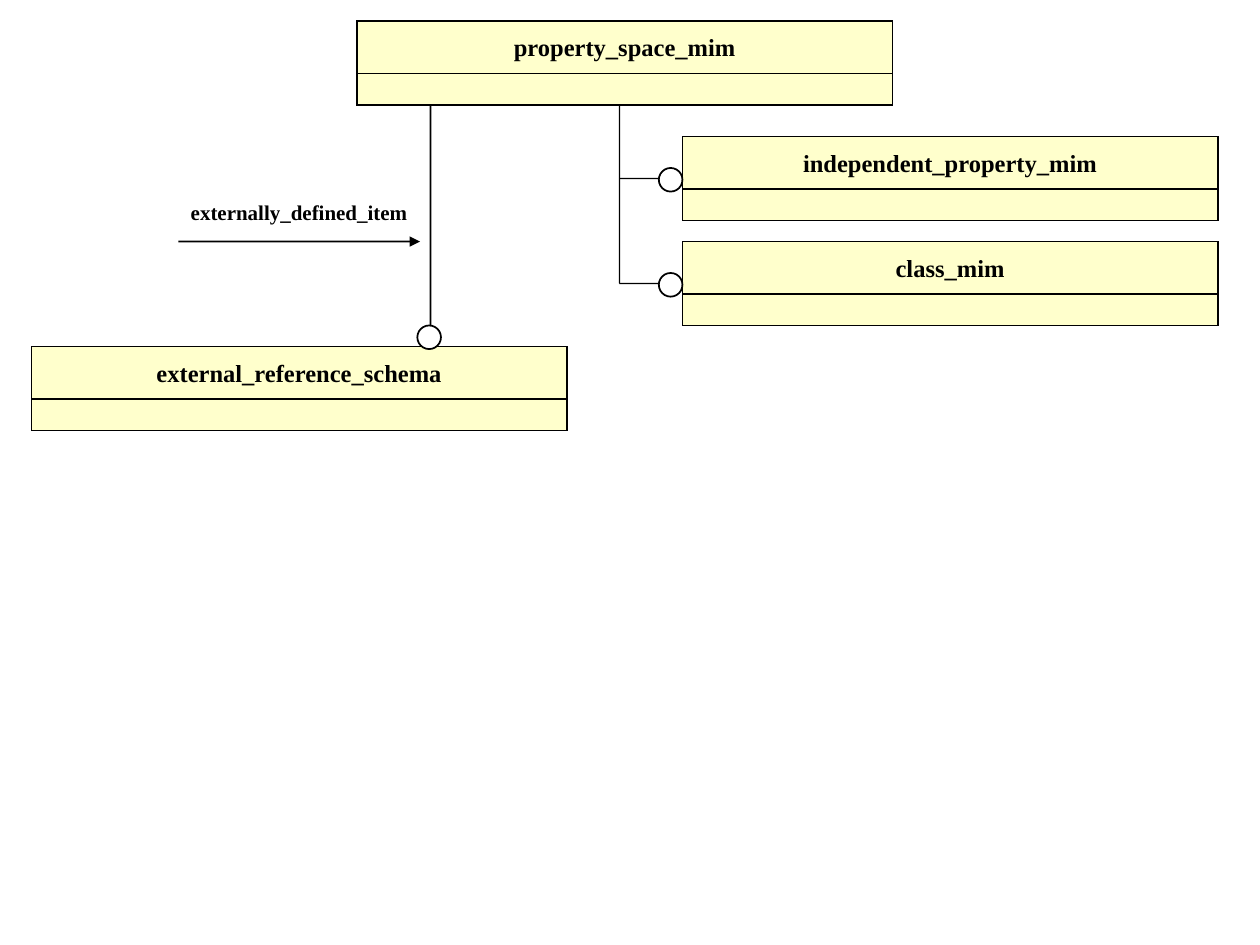
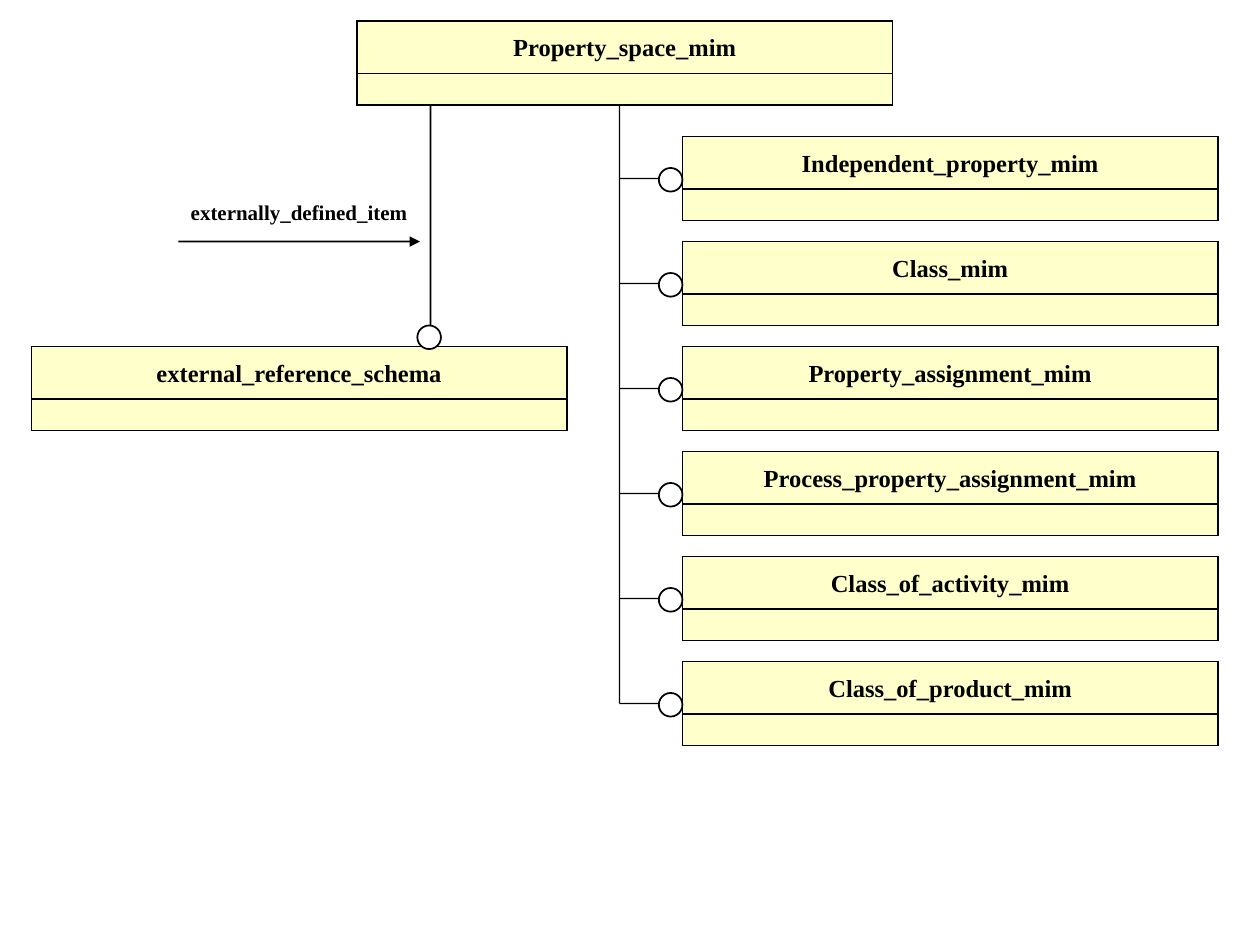
Before and after one commit to starseeker/stepmod_mirror, a slide deck: slide 4 of data/modules/property_space/property_space.ppt (slide 2 before the commit). Drawn at 1260x945 pixels with LibreOffice and Linux fonts; fonts in the diff are those of the drawing. Boxes give left, top, right and bottom in pixels: in the first picture for what was removed or moved away, otherwise in the second. Text is boxed around its words. In the diff, an @@ line names an element or a change of style, - is before the commit and + after.

Commit message:
indirect property as in ISO 15926-2

```diff
--- a/data/modules/property_space/property_space.ppt
+++ b/data/modules/property_space/property_space.ppt
@@ text in rectangle at bbox=[513, 39, 736, 62]: text changed @@
-property_space_mim
+Property_space_mim
@@ line added from (620, 703) to (620, 105), #000000 0.74 pt @@
@@ text in rectangle at bbox=[802, 155, 1099, 178]: text changed @@
-independent_property_mim
+Independent_property_mim
@@ text in rectangle at bbox=[892, 260, 1008, 281]: text changed @@
-class_mim
+Class_mim
@@ rectangle added at bbox=[683, 346, 1218, 399], fill #FFFFCC, outline #000000 0.74 pt, 14 pt, text #000000, bold @@
+Property_assignment_mim
@@ line added from (620, 388) to (662, 388), #000000 0.74 pt @@
@@ ellipse added at bbox=[659, 378, 683, 402], fill #FFFFFF, outline #000000 0.99 pt @@
@@ rectangle added at bbox=[683, 399, 1218, 431], fill #FFFFCC, outline #000000 0.74 pt @@
@@ rectangle added at bbox=[683, 451, 1218, 504], fill #FFFFCC, outline #000000 0.74 pt, 14 pt, text #000000, bold @@
+Process_property_assignment_mim
@@ line added from (620, 494) to (662, 494), #000000 0.74 pt @@
@@ ellipse added at bbox=[659, 483, 683, 507], fill #FFFFFF, outline #000000 0.99 pt @@
@@ rectangle added at bbox=[683, 504, 1218, 536], fill #FFFFCC, outline #000000 0.74 pt @@
@@ rectangle added at bbox=[683, 557, 1218, 610], fill #FFFFCC, outline #000000 0.74 pt, 14 pt, text #000000, bold @@
+Class_of_activity_mim
@@ line added from (620, 598) to (662, 598), #000000 0.74 pt @@
@@ ellipse added at bbox=[659, 588, 683, 612], fill #FFFFFF, outline #000000 0.99 pt @@
@@ rectangle added at bbox=[683, 609, 1218, 640], fill #FFFFCC, outline #000000 0.74 pt @@
@@ rectangle added at bbox=[683, 662, 1218, 714], fill #FFFFCC, outline #000000 0.74 pt, 14 pt, text #000000, bold @@
+Class_of_product_mim
@@ line added from (620, 703) to (662, 703), #000000 0.74 pt @@
@@ ellipse added at bbox=[659, 693, 683, 717], fill #FFFFFF, outline #000000 0.99 pt @@
@@ rectangle added at bbox=[683, 714, 1218, 746], fill #FFFFCC, outline #000000 0.74 pt @@
```
Also in this commit, not shown: 3 other slides changed, 2 slides added, 17 other files.
